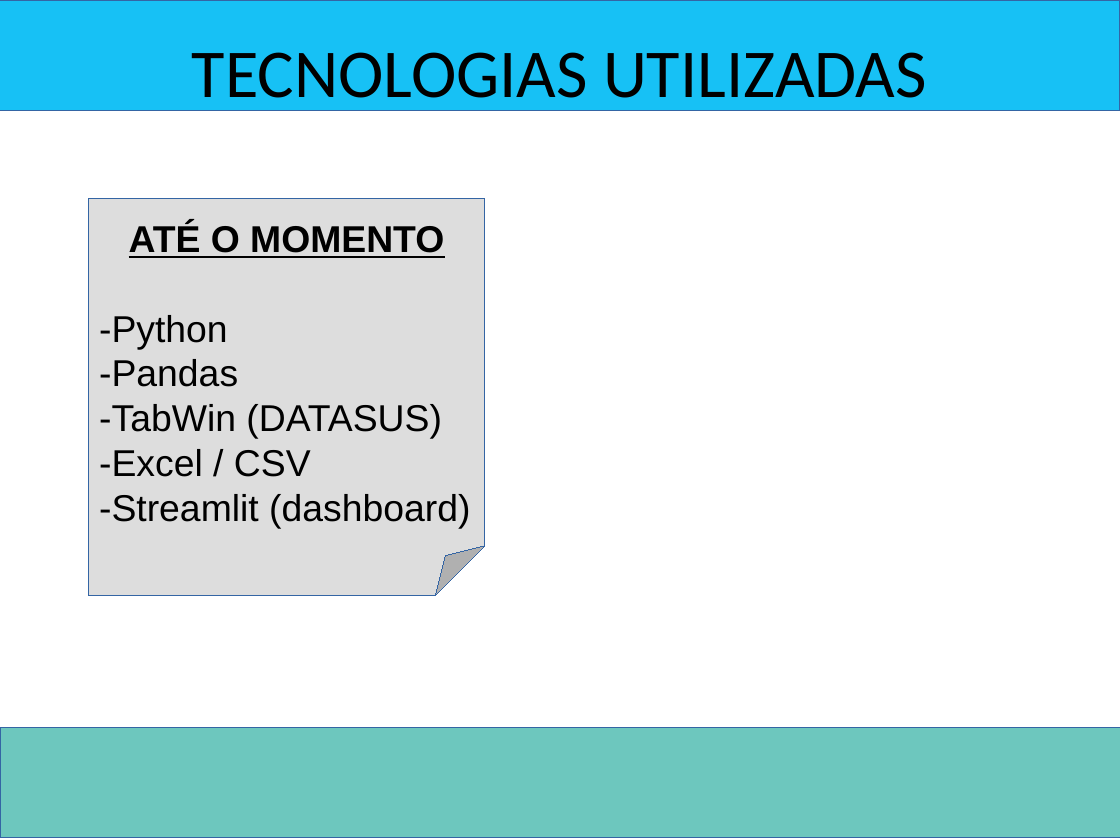
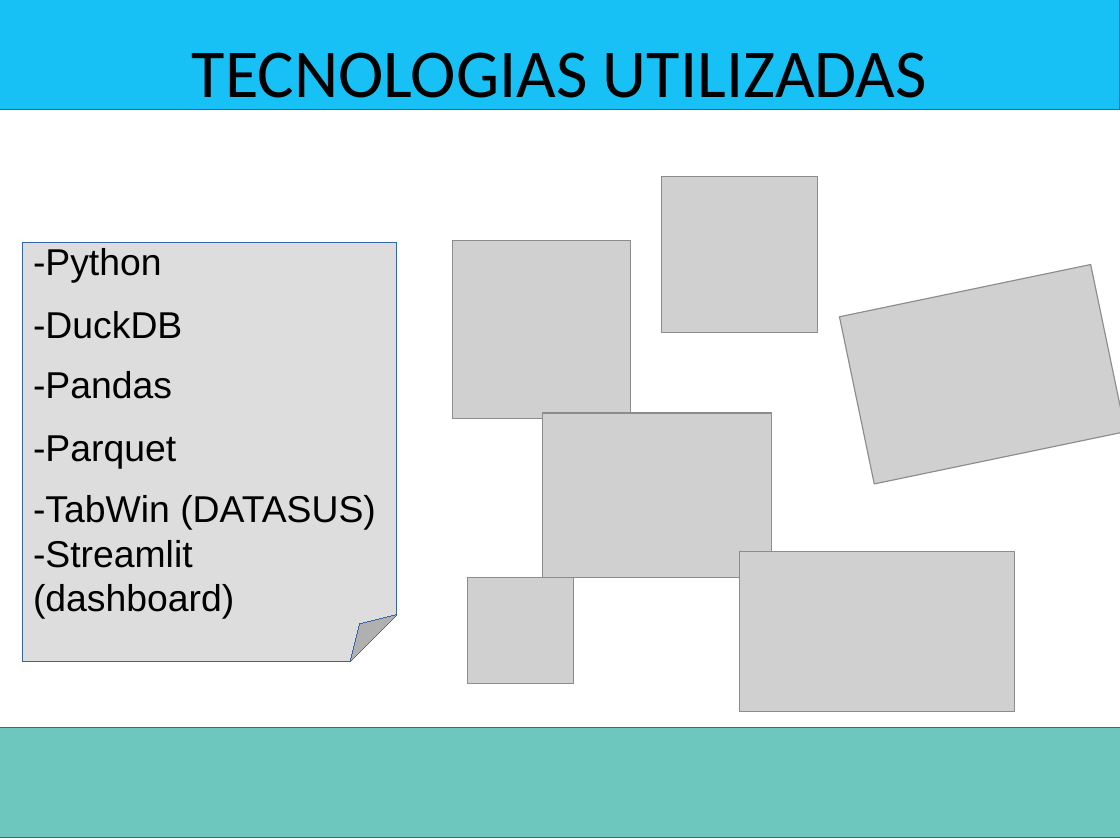
Before and after one commit to edus3k/saude_recife, a slide deck: slide 5 of relatorio/apresentacao/apresentacao.pptx. Drawn at 1120x840 pixels with LibreOffice and Linux fonts; fonts in the diff are those of the drawing; grey boxes stand for pictures; background and template pictures are left out. Boxes give left, top, right and bottom in pixels: in the first picture for what was removed or moved away, otherwise in the second. Text is boxed around its words. In the diff, an @@ line names an element or a change of style, - is before the commit and + after.

```diff
--- a/relatorio/apresentacao/apresentacao.pptx
+++ b/relatorio/apresentacao/apresentacao.pptx
@@ picture added at (662, 176, 818, 332) @@
@@ text in folded corner at (129, 223, 444, 258): paragraph removed @@
-ATÉ O MOMENTO
@@ folded corner "-Python": place and size @@
-folded corner "-Python" at (88, 198, 485, 595)
+folded corner "-Python" at (22, 243, 398, 662)
@@ picture added at (452, 241, 631, 419) @@
@@ picture added at (840, 265, 1120, 484) @@
@@ text in folded corner at (33, 311, 182, 339): paragraph added @@
+-DuckDB
@@ picture added at (542, 413, 772, 578) @@
@@ text in folded corner at (33, 435, 176, 469): paragraph added @@
+-Parquet
@@ text in folded corner at (99, 449, 311, 477): paragraph removed @@
--Excel / CSV
@@ picture added at (740, 551, 1015, 711) @@
@@ picture added at (468, 578, 573, 683) @@
```
Also in this commit, not shown: 2 other slides changed, 6 slides added, 12 other files.
